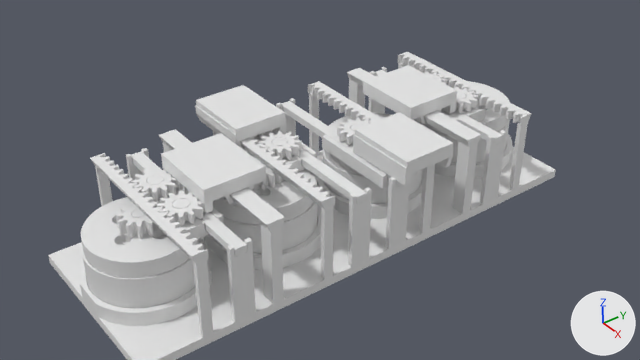
What one commit did to the Blender file 3-0/koncepty_ABVG/ryad_V4d.blend.
Both versions are drawn from the file's camera 'Камера'. The axes (+X, +Y, +Z) are drawn at lower right. The lights are the same throughout. The picture after the commit comes second.

Names of what the first picture shows: 'fix 1', 'fix 2', 'fix 4', 'motor 1', 'motor 2', 'Основание ряда', 'платформа 1', 'платформа 2', 'тележка 1', 'тележка 2', 'тележка 3', 'тележка 4' and 24 more.
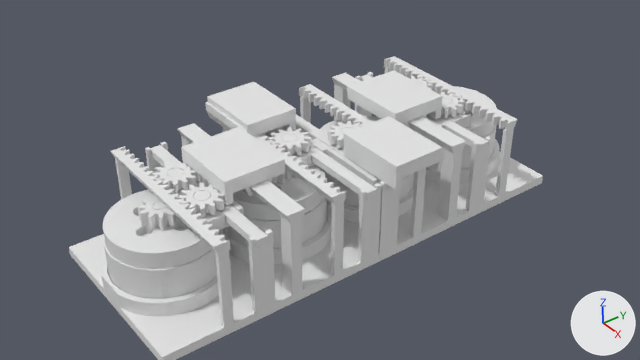
ob_модуль_1__з is not drawn itself; it is the parent of ob_fix_1, ob_beam_k_1, ob_motor_1, ob_beam_z_1, ob_платформа_1, ob_шестерня_мотора_1, ob_ползун_1, ob_плав_1_1.
ob_модуль_2__п is not drawn itself; it is the parent of ob_fix_2, ob_beam_k_2, ob_motor_2, ob_платформа_2, ob_шестерня_мотора_2, ob_ползун_2, ob_плав_2_1, ob_плав_2_2.
ob_модуль_3__п is not drawn itself; it is the parent of ob_fix_3, ob_beam_k_3, ob_motor_3, ob_платформа_3, ob_шестерня_мотора_3, ob_ползун_3, ob_плав_3_1, ob_плав_3_2.
ob_модуль_4__з is not drawn itself; it is the parent of ob_fix_4, ob_beam_k_4, ob_motor_4, ob_beam_z_4, ob_платформа_4, ob_шестерня_мотора_4, ob_ползун_4, ob_плав_4_1.

Pixel boxes (x1, y1, x2, y2) of what changed, in the pictures (640 x 360 px):
```json
{"object": "Основание ряда", "change": "reshaped", "before": [48, 62, 556, 360], "after": [69, 67, 543, 360]}
{"object": "платформа 1", "change": "moved", "before": [81, 197, 200, 278], "after": [103, 190, 220, 269]}
{"object": "тележка 1", "change": "moved", "before": [161, 133, 266, 213], "after": [181, 127, 285, 206]}
{"object": "тележка 3", "change": "moved", "before": [353, 112, 454, 185], "after": [344, 116, 445, 190]}
{"object": "motor 1", "change": "moved", "before": [82, 210, 202, 308], "after": [104, 202, 222, 299]}
{"object": "fix 1", "change": "moved", "before": [90, 153, 209, 264], "after": [110, 146, 231, 255]}
{"object": "тележка 4", "change": "moved", "before": [363, 65, 457, 124], "after": [347, 70, 443, 128]}
{"object": "тележка 2", "change": "moved", "before": [195, 85, 286, 149], "after": [205, 82, 296, 137]}
{"object": "платформа 2", "change": "moved", "before": [213, 155, 316, 225], "after": [233, 165, 325, 220]}
{"object": "fix 4", "change": "moved", "before": [398, 52, 532, 126], "after": [384, 56, 518, 132]}
{"object": "beam_z 1", "change": "moved", "before": [159, 129, 285, 232], "after": [178, 123, 305, 224]}
{"object": "motor 2", "change": "moved", "before": [223, 164, 317, 254], "after": [223, 197, 327, 249]}
{"object": "fix 2", "change": "moved", "before": [240, 137, 335, 209], "after": [254, 133, 346, 205]}
{"object": "beam_k 1", "change": "moved", "before": [132, 152, 247, 257], "after": [150, 145, 268, 248]}
{"object": "beam_z 4", "change": "moved", "before": [347, 68, 481, 148], "after": [332, 73, 466, 154]}
{"object": "beam_k 2", "change": "moved", "before": [271, 131, 367, 204], "after": [281, 126, 377, 200]}
{"object": "шестерня мотора 1", "change": "moved", "before": [116, 203, 161, 239], "after": [137, 195, 182, 231]}
{"object": "fix 3", "change": "moved", "before": [308, 81, 382, 123], "after": [299, 84, 372, 127]}
{"object": "motor 3", "change": "moved", "before": [323, 149, 422, 204], "after": [325, 171, 414, 207]}
{"object": "плав 1.1", "change": "moved", "before": [157, 190, 205, 226], "after": [178, 183, 226, 218]}
{"object": "ползун 3", "change": "moved", "before": [322, 124, 417, 189], "after": [314, 127, 408, 187]}
{"object": "плав 1.2", "change": "moved", "before": [132, 168, 178, 201], "after": [152, 161, 198, 194]}
{"object": "ползун 1", "change": "moved", "before": [147, 175, 224, 239], "after": [167, 168, 244, 230]}
{"object": "платформа 4", "change": "moved", "before": [423, 81, 509, 135], "after": [454, 86, 497, 138]}
{"object": "beam_k 3", "change": "moved", "before": [282, 101, 403, 187], "after": [296, 114, 393, 191]}
{"object": "beam_k 4", "change": "moved", "before": [376, 70, 503, 145], "after": [361, 74, 488, 151]}
{"object": "плав 2.1", "change": "moved", "before": [258, 131, 302, 160], "after": [268, 127, 311, 156]}
{"object": "motor 4", "change": "moved", "before": [414, 119, 510, 163], "after": [441, 125, 497, 169]}
{"object": "ползун 2", "change": "moved", "before": [243, 132, 317, 179], "after": [265, 129, 327, 175]}
{"object": "плав 4.2", "change": "moved", "before": [455, 87, 479, 113], "after": [441, 92, 465, 118]}
{"object": "плав 3.1", "change": "moved", "before": [337, 118, 370, 145], "after": [328, 121, 360, 149]}
{"object": "ползун 4", "change": "moved", "before": [432, 77, 485, 122], "after": [417, 82, 471, 128]}
{"object": "платформа 3", "change": "moved", "before": [324, 113, 391, 175], "after": [319, 116, 381, 135]}
{"object": "шестерня мотора 2", "change": "moved", "before": [253, 157, 281, 190], "after": [271, 168, 291, 185]}
{"object": "плав 4.1", "change": "moved", "before": [425, 71, 447, 85], "after": [411, 76, 434, 91], "on screen": "mostly hidden"}
{"object": "плав 2.2", "change": "moved", "before": [253, 129, 274, 140], "after": [263, 126, 283, 136], "on screen": "mostly hidden"}
```

Scene script edits in JSON lines:
```json
{"block": "me_base_row", "where": "# used by ob_основание_ряда; location = (0.0, 0.0, 0.0)"}
{"op": "remove", "block": "me_base_row", "code": "me_base_row.from_pydata(...)  # 1168 vertices, 2332 faces; spans x -25.0..25.0, y -67.4..67.4, z 0.0..23.4"}
{"op": "add", "block": "me_base_row", "code": "me_base_row.from_pydata(...)  # 1168 vertices, 2332 faces; spans x -25.0..25.0, y -61.9..61.9, z 0.0..23.4"}
{"block": "me_base_row", "change": "me_base_row part 1: 1160 vertices removed from x -25.0..25.0, y -67.4..67.4, z 0.0..23.4; 1160 vertices added at x -25.0..25.0, y -61.9..61.9, z 0.0..23.4"}
{"op": "set", "path": "ob_модуль_1__з.location", "old": "(0.0, -52.4, 0.0)", "new": "(0.0, -46.9, 0.0)"}
{"op": "set", "path": "ob_модуль_2__п.location", "old": "(0.0, -18.27, 0.0)", "new": "(0.0, -15.2, 0.0)"}
{"op": "set", "path": "ob_модуль_3__п.location", "old": "(0.0, 18.27, 0.0)", "new": "(0.0, 15.2, 0.0)"}
{"op": "set", "path": "ob_модуль_4__з.location", "old": "(0.0, 52.4, 0.0)", "new": "(0.0, 46.9, 0.0)"}
```
